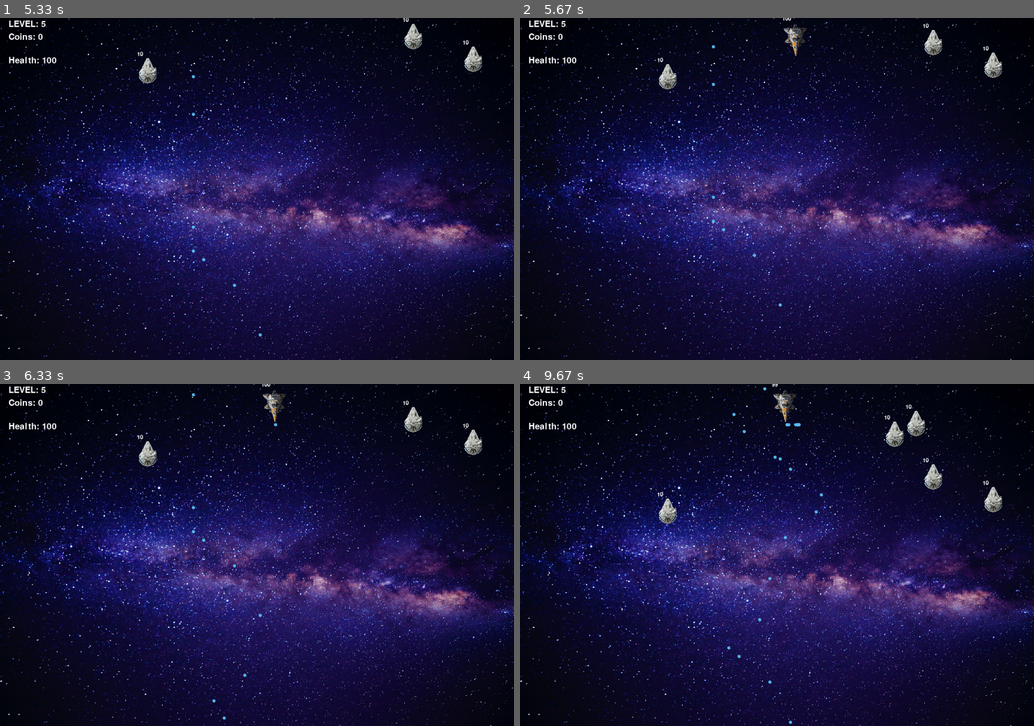
Above: before the commit, frames 1-4 (two rows, left to right).
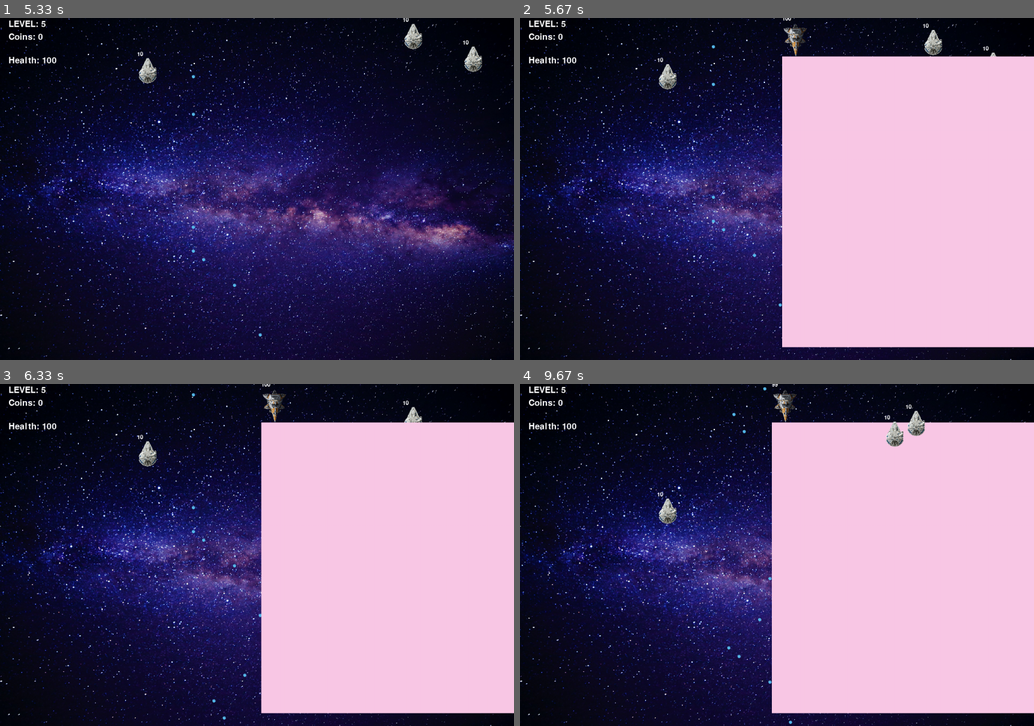
Above: after the commit, the same moments.

Repository: Pavel-Bylkov/shuter_pygame
Game: pygame game, started from game4.py
The game is run twice, just before and just after one commit, with the same random seed, the same clock (stepped at 60 frames per second) and the same inputs.
Inputs:
- Up to frame 1 (5.33 s): hold A 1.83-2.37 s; hold Space 2.4-2.7 s; hold S 2.4-2.7 s; hold S 2.73-3.03 s; tap Space at 3.5, 3.9, 4.3, 4.6, 4.97 s; hold W 3.83-4.2 s; hold D 4.23-4.87 s; hold S 4.9-5.27 s; hold A from 5.3 s (still down)
- Up to frame 2 (5.67 s): keep holding A; tap Space at 5.37 s
- Up to frame 3 (6.33 s): tap Space at 5.67, 5.87, 6.17 s; release A at 5.77 s; hold D 5.8-6.27 s; hold W from 6.3 s (still down)
- Up to frame 4 (9.67 s): tap Space at 6.37, 6.7, 7, 7.2, 7.5, 7.77, 8.1, 8.53, 8.93, 9.23, 9.6 s; release W at 6.6 s; hold D 6.63-7.1 s; hold A 7.13-7.67 s; hold S 7.7-8 s; hold A 8.03-8.43 s; hold W 8.47-8.83 s; hold D 8.87-9.5 s; hold S from 9.53 s (still down)

Frame 1 is identical in both runs. In frame 2, 42% of the frame differs, in the area x 51-100%, y 11-97%; in frame 3, 42%; in frame 4, 43%, in the area x 49-100%, y 11-97%.

Commit message:
add boss

Diff:
--- a/game4.py
+++ b/game4.py
@@ -183,7 +183,7 @@
         self.bullets = pg.sprite.Group()
         self.reload = time.time()
         self.fire_line = pg.Rect(self.rect.left, self.rect.bottom,
-                                 self.rect.right, win_height)
+                                 win_height, self.rect.right)
 
     def move(self):
         delta_y = random.randint(-1, 1) * self.speed
@@ -194,20 +194,25 @@
             self.rect.x += delta_x
 
     def fire(self):
-        if time.time() - self.reload > 0.15:
+        if time.time() - self.reload > 0.3:
             self.bullets.add(
                 Bullet(x=self.rect.centerx, y=self.rect.bottom, speed=10,
-                       power=1, img=img_bull, direction=0)
+                       power=5, img=img_bull, direction=0)
             )
             self.reload = time.time()
 
     def update_fire(self):
         self.fire_line.x = self.rect.x
 
+    def update(self):
+        super().update()
+        self.bullets.update()
+
     def check_fire(self, hero):
         return self.fire_line.colliderect(hero.rect)
 
     def reset(self, win):
+        pg.draw.rect(win, (250, 200, 230), self.fire_line)
         self.bullets.draw(win)
 
 
